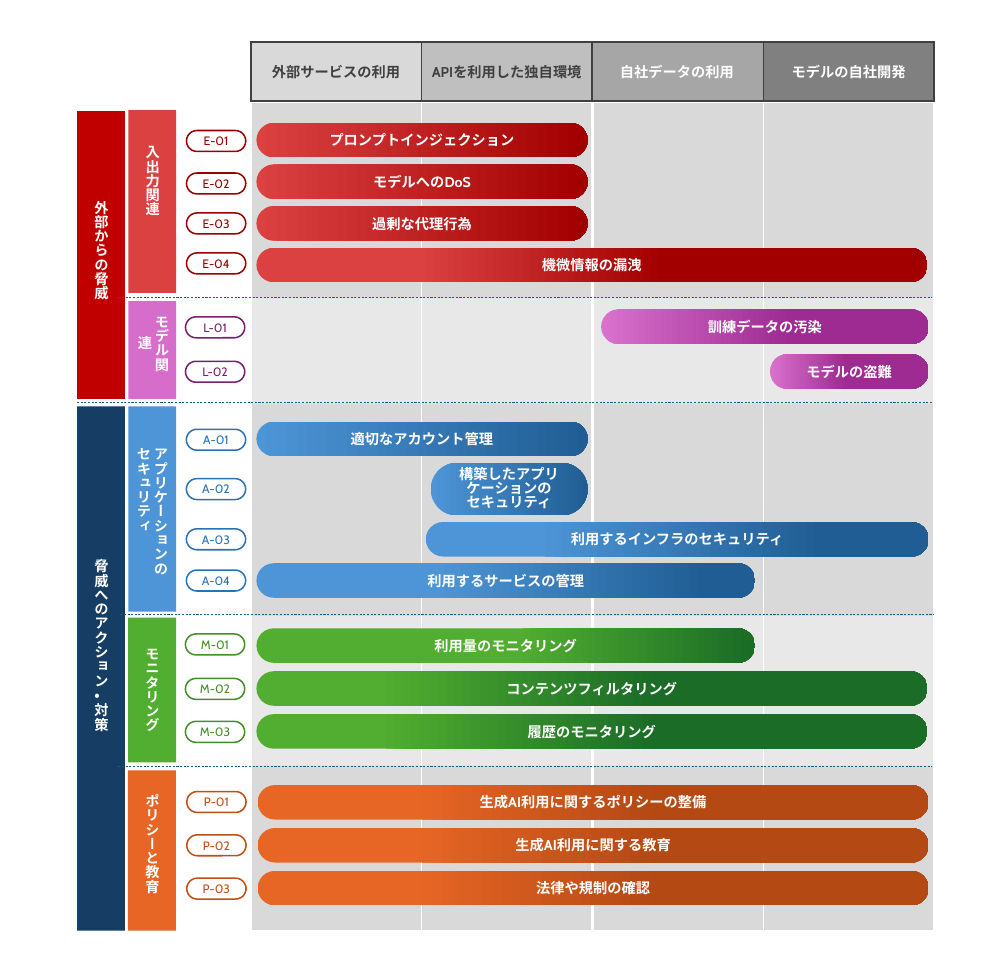
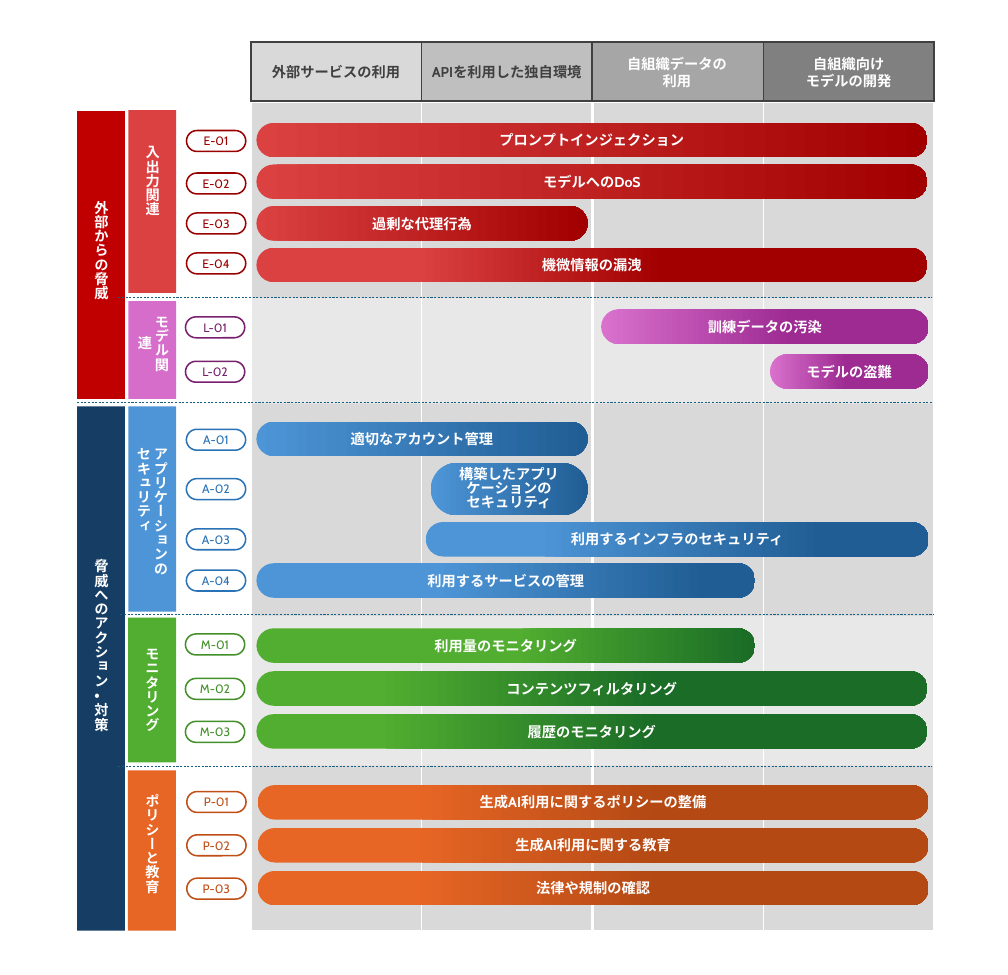
Before and after one commit to JNSA-AISecurityWG/Generative_AI_Doc, a slide deck: slide 1 of pptx/LLM_SEC.pptx. Drawn at 1008x975 pixels with LibreOffice and Linux fonts; fonts in the diff are those of the drawing. Boxes give left, top, right and bottom in pixels: in the first picture for what was removed or moved away, otherwise in the second. Text is boxed around its words. In the diff, an @@ line names an element or a change of style, - is before the commit and + after.

```diff
--- a/pptx/LLM_SEC.pptx
+++ b/pptx/LLM_SEC.pptx
@@ text at [627, 57, 727, 87]: text changed @@
-自社データの利用
+自組織データの
+利用
@@ text at [806, 57, 891, 87]: text changed @@
-モデルの自社開発
+自組織向け
+モデルの開発
@@ rounded rectangle "プロンプトインジェクション": place and size @@
-rounded rectangle "プロンプトインジェクション" at [257, 123, 588, 157]
+rounded rectangle "プロンプトインジェクション" at [257, 123, 928, 157]
@@ rounded rectangle "モデルへのDoS": place and size @@
-rounded rectangle "モデルへのDoS" at [257, 165, 588, 199]
+rounded rectangle "モデルへのDoS" at [257, 165, 928, 199]
```
Also in this commit, not shown: 1 other file.
